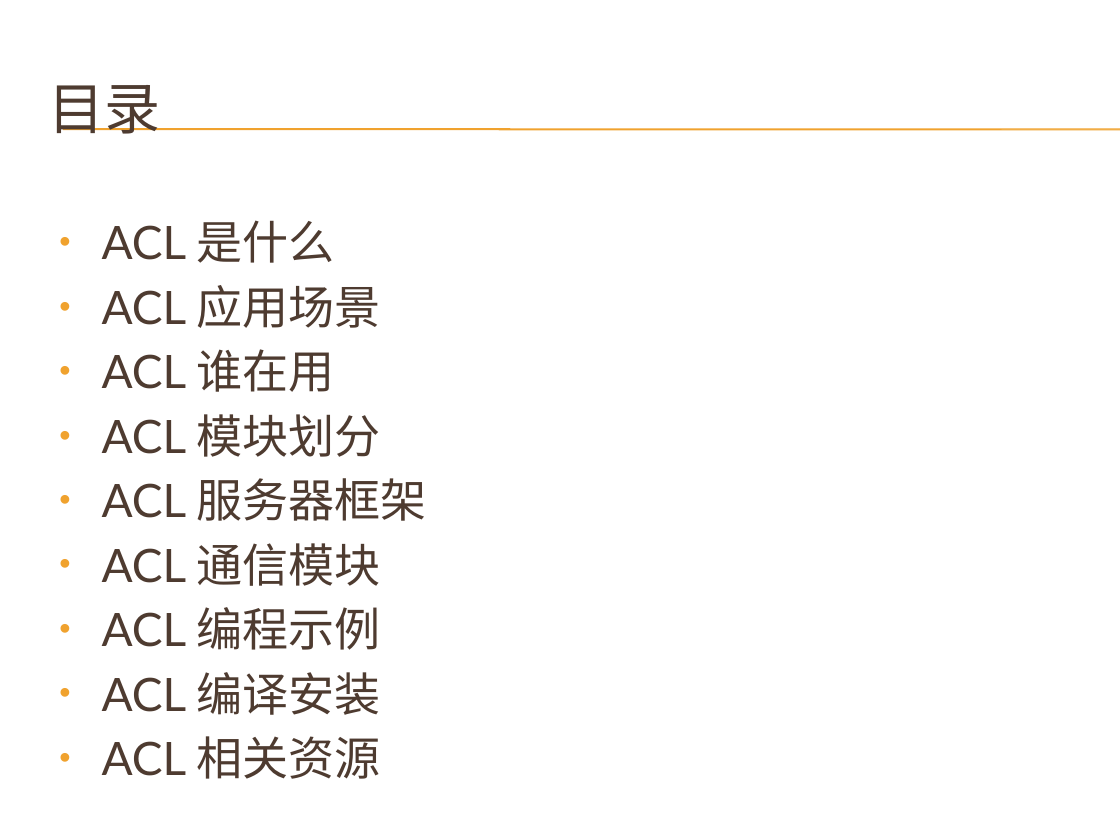
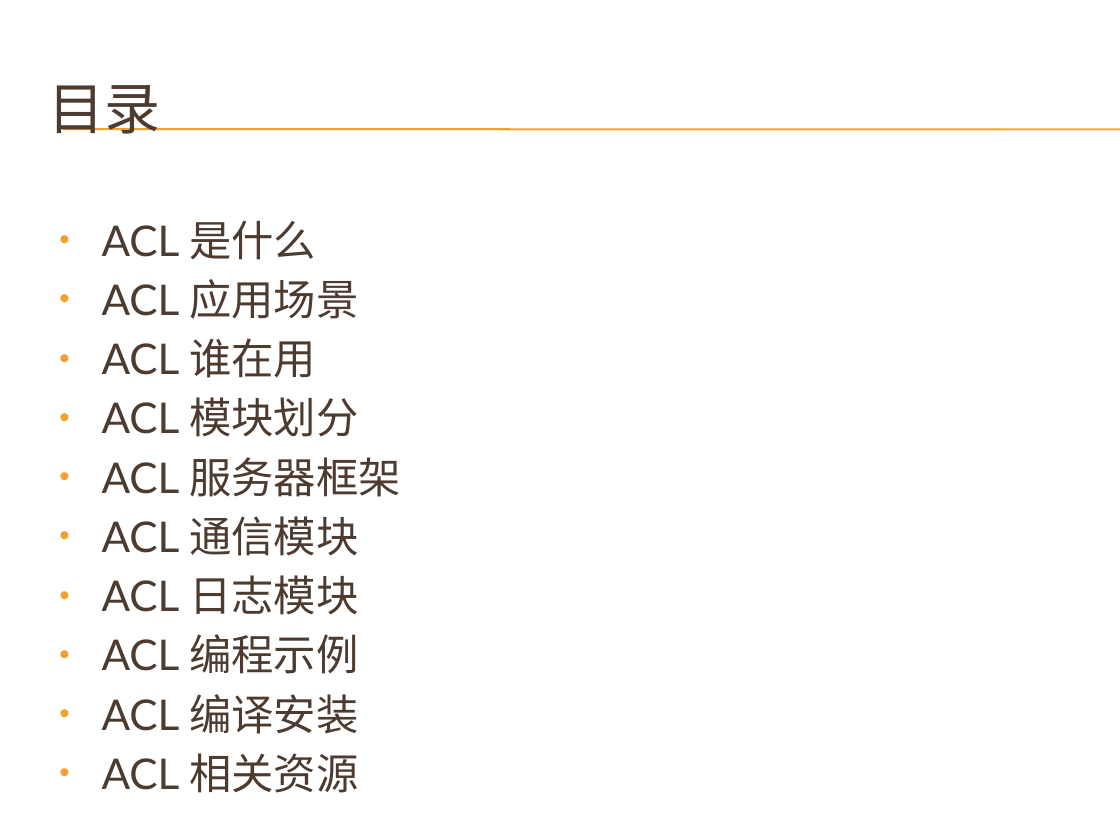
Before and after one commit to cnsuhao/developkit-acl, a slide deck: slide 2 of doc/acl.pptx. Drawn at 1120x840 pixels with LibreOffice and Linux fonts; fonts in the diff are those of the drawing; background and template pictures are left out. Boxes give left, top, right and bottom in pixels: in the first picture for what was removed or moved away, otherwise in the second. Text is boxed around its words. In the diff, an @@ line names an element or a change of style, - is before the commit and + after.

```diff
--- a/doc/acl.pptx
+++ b/doc/acl.pptx
@@ text at <box>102,220,401,793</box>: size 29.6 to 27.2 pt in "ACL 是什么", "ACL 应用场景", "ACL 谁在用", "ACL 模块划分" and 5 more places @@
@@ text at <box>102,575,358,615</box>: paragraph added @@
+• ACL 日志模块
```
Also in this commit, not shown: 8 other slides changed, 10 slides added.
